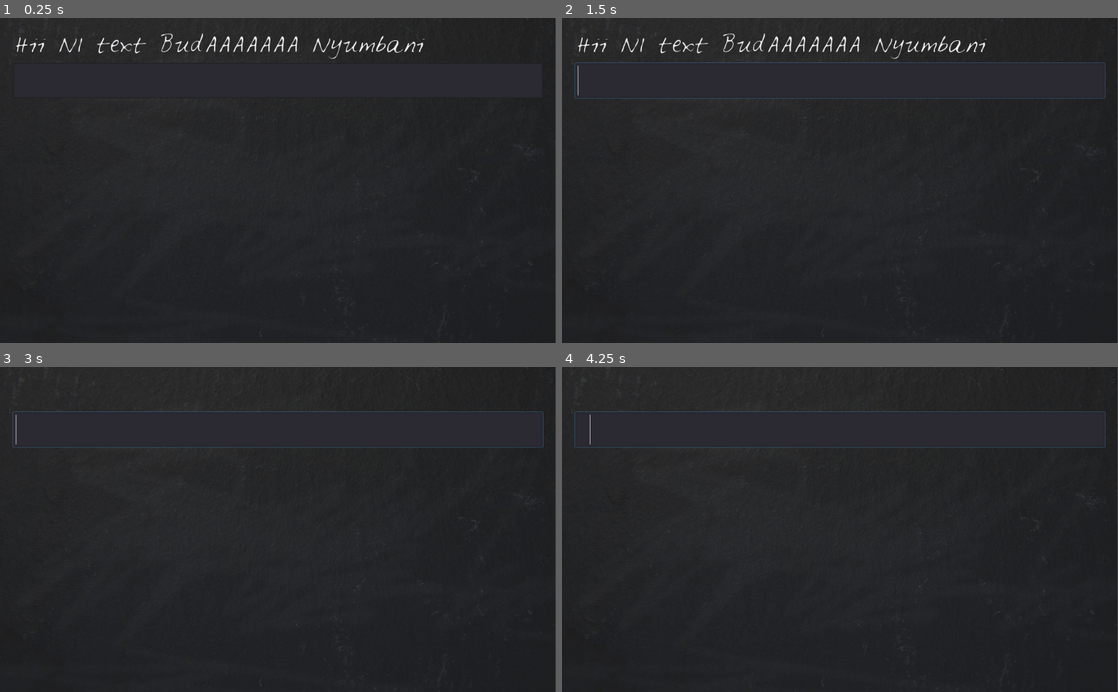
Above: before the commit, frames 1-4 (two rows, left to right).
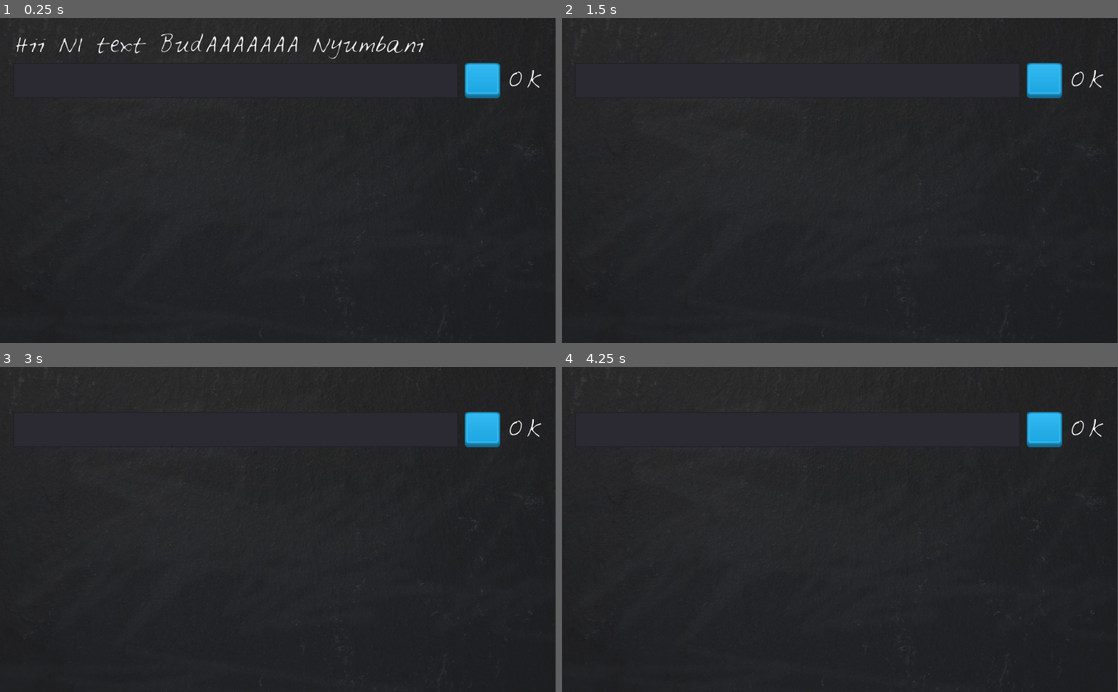
Above: after the commit, the same moments.

Repository: jookllo/wordgame
Game: Godot game, scene res://LoonyLips.tscn
Same seed, same stepped clock (60 frames per second), same inputs: the game is played once before the commit and once after it.
Inputs (mouse positions are in pixels of both pictures, inside the frame that each line leads up to):
- Up to frame 1 (0.25 s): no input
- Up to frame 2 (1.5 s): click (1045, 79) at 0.52 s; click (1045, 79) at 1.27 s
- Up to frame 3 (3 s): click (483, 428) at 2.02 s; tap Enter at 2.75 s; move the mouse to (400, 513) at 2.77 s; click (400, 513) at 2.92 s
- Up to frame 4 (4.25 s): tap Space at 3.5 s; drag from (728, 545) to (812, 594) at 3.52 s

The runs differ from the first frame. In frame 1, 0.8% of the frame differs, in the area x 83-98%, y 13-25%; in frame 2, 2.0%, in the area x 2-98%, y 4-25%; in frame 3, 1.2%; in frame 4, 1.2%.

Commit message:
Added a button that can add text

Diff:
--- a/LoonyLips.gd
+++ b/LoonyLips.gd
@@ -11,6 +11,10 @@
 func _on_PlayerText_text_entered(new_text):
 	updatePlayerText(new_text)
 
+func _on_TextureButton_pressed():
+	var words = $VBoxContainer/HBoxContainer/PlayerText.text
+	updatePlayerText(words)
+
 func updatePlayerText (new_text):
 	$VBoxContainer/Words.text = new_text
-	$VBoxContainer/PlayerText.clear()
+	$VBoxContainer/HBoxContainer/PlayerText.clear()
--- a/LoonyLips.tscn
+++ b/LoonyLips.tscn
@@ -1,8 +1,10 @@
-[gd_scene load_steps=6 format=2]
+[gd_scene load_steps=9 format=2]
 
 [ext_resource path="res://assets/blackboard.jpg" type="Texture" id=1]
 [ext_resource path="res://LoonyLips.gd" type="Script" id=2]
 [ext_resource path="res://assets/Feltpen.ttf" type="DynamicFontData" id=3]
+[ext_resource path="res://assets/blue_button11.png" type="Texture" id=4]
+[ext_resource path="res://assets/blue_button12.png" type="Texture" id=5]
 
 [sub_resource type="DynamicFont" id=1]
 size = 35
@@ -10,6 +12,10 @@
 
 [sub_resource type="DynamicFont" id=2]
 size = 35
+font_data = ExtResource( 3 )
+
+[sub_resource type="DynamicFont" id=3]
+size = 39
 font_data = ExtResource( 3 )
 
 [node name="LoonyLips" type="Control"]
@@ -53,14 +59,42 @@
 "_edit_use_anchors_": false
 }
 
-[node name="PlayerText" type="LineEdit" parent="VBoxContainer"]
+[node name="HBoxContainer" type="HBoxContainer" parent="VBoxContainer"]
 margin_top = 59.0
 margin_right = 976.0
 margin_bottom = 124.0
+custom_constants/separation = 12
+
+[node name="PlayerText" type="LineEdit" parent="VBoxContainer/HBoxContainer"]
+margin_right = 820.0
+margin_bottom = 65.0
+size_flags_horizontal = 3
 custom_fonts/font = SubResource( 2 )
 max_length = 20
 __meta__ = {
 "_edit_use_anchors_": false
 }
-[connection signal="text_entered" from="VBoxContainer/PlayerText" to="." method="_on_PlayerText_text_entered"]
-[connection signal="text_entered" from="VBoxContainer/PlayerText" to="." method="_on_Sentenceboi_text_entered"]
+
+[node name="TextureButton" type="TextureButton" parent="VBoxContainer/HBoxContainer"]
+margin_left = 832.0
+margin_right = 897.0
+margin_bottom = 65.0
+rect_min_size = Vector2( 65, 65 )
+texture_normal = ExtResource( 4 )
+texture_pressed = ExtResource( 5 )
+expand = true
+__meta__ = {
+"_edit_use_anchors_": false
+}
+
+[node name="Label" type="Label" parent="VBoxContainer/HBoxContainer"]
+margin_left = 909.0
+margin_top = 2.0
+margin_right = 976.0
+margin_bottom = 63.0
+custom_fonts/font = SubResource( 3 )
+text = "OK"
+[connection signal="text_entered" from="VBoxContainer/HBoxContainer/PlayerText" to="." method="_on_PlayerText_text_entered"]
+[connection signal="text_entered" from="VBoxContainer/HBoxContainer/PlayerText" to="." method="_on_Sentenceboi_text_entered"]
+[connection signal="pressed" from="VBoxContainer/HBoxContainer/TextureButton" to="." method="_on_TextureButton_pressed"]
+[connection signal="toggled" from="VBoxContainer/HBoxContainer/TextureButton" to="." method="_on_TextureButton_toggled"]
